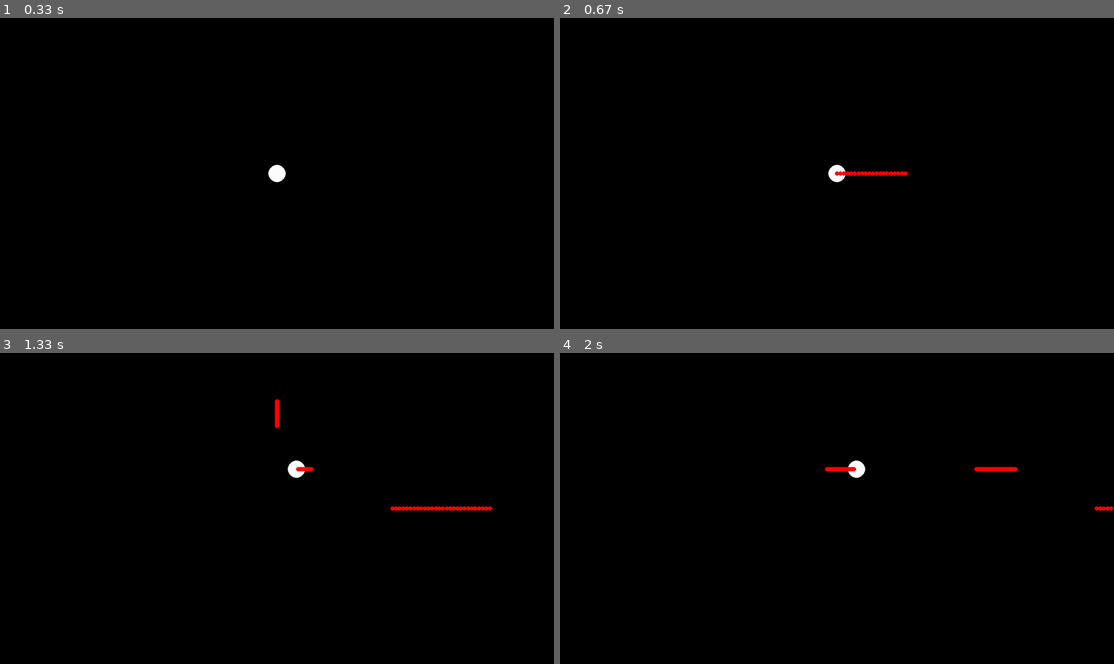
Above: before the commit, frames 1-4 (two rows, left to right).
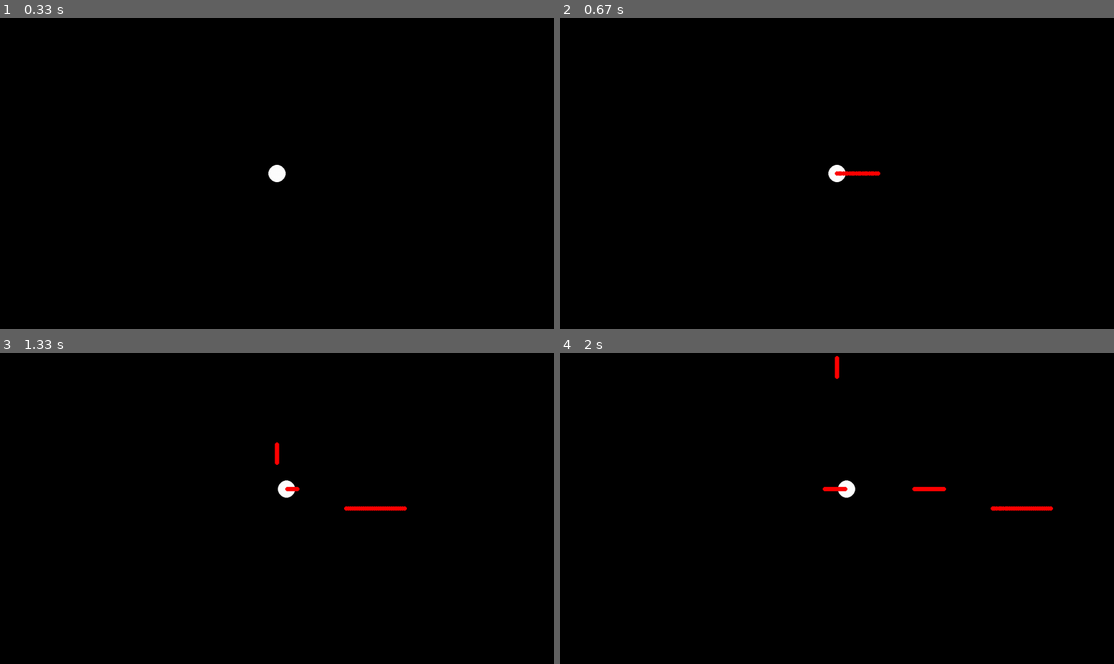
Above: after the commit, the same moments.

Repository: DaniDanyDani/Pygame
Game: pygame game, started from inicial.py
Two runs of this game, one before a commit and one after it. Both use one fixed random seed, a clock stepped at 60 frames per second and the inputs below.
Inputs:
- Up to frame 1 (0.33 s): no input
- Up to frame 2 (0.67 s): hold Right from 0.33 s (still down)
- Up to frame 3 (1.33 s): release Right at 0.8 s; hold Up 0.83-1.13 s; hold W 0.83-1.13 s; hold Right from 1.17 s (still down); hold D from 1.17 s (still down)
- Up to frame 4 (2 s): release Right at 1.63 s; release D at 1.63 s; hold Left from 1.67 s (still down); hold A from 1.67 s (still down)

Frame 1 is identical in both runs. In frame 2, 0.1% of the frame differs, in the area x 50-63%, y 49-51%; in frame 3, 0.8%; in frame 4, 0.9%, in the area x 47-100%, y 0-51%.

Commit message:
ajustando velocidades

Diff:
--- a/inicial.py
+++ b/inicial.py
@@ -1,4 +1,5 @@
 import pygame
+import time
 
 pygame.init()  # aplicando o setup
 screen = pygame.display.set_mode((1280, 720))
@@ -27,7 +28,7 @@
     # Verifica se uma tecla foi apertada
     def movimentacao():
         keys = pygame.key.get_pressed()
-        velocidade = 300
+        velocidade = 150
 
         if keys[pygame.K_w]:
             player_pos.y -= velocidade * dt
@@ -44,7 +45,7 @@
     # Desenha as bolas de disparo
     def disparo():
         keys = pygame.key.get_pressed()
-        velocidade_tiro = 500
+        velocidade_tiro = 300
 
         if keys[pygame.K_UP]:
             tiros.append({"pos": pygame.Vector2(player_pos.x, player_pos.y), "vel": pygame.Vector2(0, -velocidade_tiro), "duration": 0})
@@ -58,12 +59,13 @@
         # Combinações diagonais
         if keys[pygame.K_UP] and keys[pygame.K_LEFT]:
             tiros.append({"pos": pygame.Vector2(player_pos.x, player_pos.y), "vel": pygame.Vector2(-velocidade_tiro, -velocidade_tiro), "duration": 0})
-        if keys[pygame.K_UP] and keys[pygame.K_RIGHT]:
+        elif keys[pygame.K_UP] and keys[pygame.K_RIGHT]:
             tiros.append({"pos": pygame.Vector2(player_pos.x, player_pos.y), "vel": pygame.Vector2(velocidade_tiro, -velocidade_tiro), "duration": 0})
-        if keys[pygame.K_DOWN] and keys[pygame.K_LEFT]:
+        elif keys[pygame.K_DOWN] and keys[pygame.K_LEFT]:
             tiros.append({"pos": pygame.Vector2(player_pos.x, player_pos.y), "vel": pygame.Vector2(-velocidade_tiro, velocidade_tiro), "duration": 0})
-        if keys[pygame.K_DOWN] and keys[pygame.K_RIGHT]:
+        elif keys[pygame.K_DOWN] and keys[pygame.K_RIGHT]:
             tiros.append({"pos": pygame.Vector2(player_pos.x, player_pos.y), "vel": pygame.Vector2(velocidade_tiro, velocidade_tiro), "duration": 0})
+
 
     # Atualiza os disparos
     disparo()
